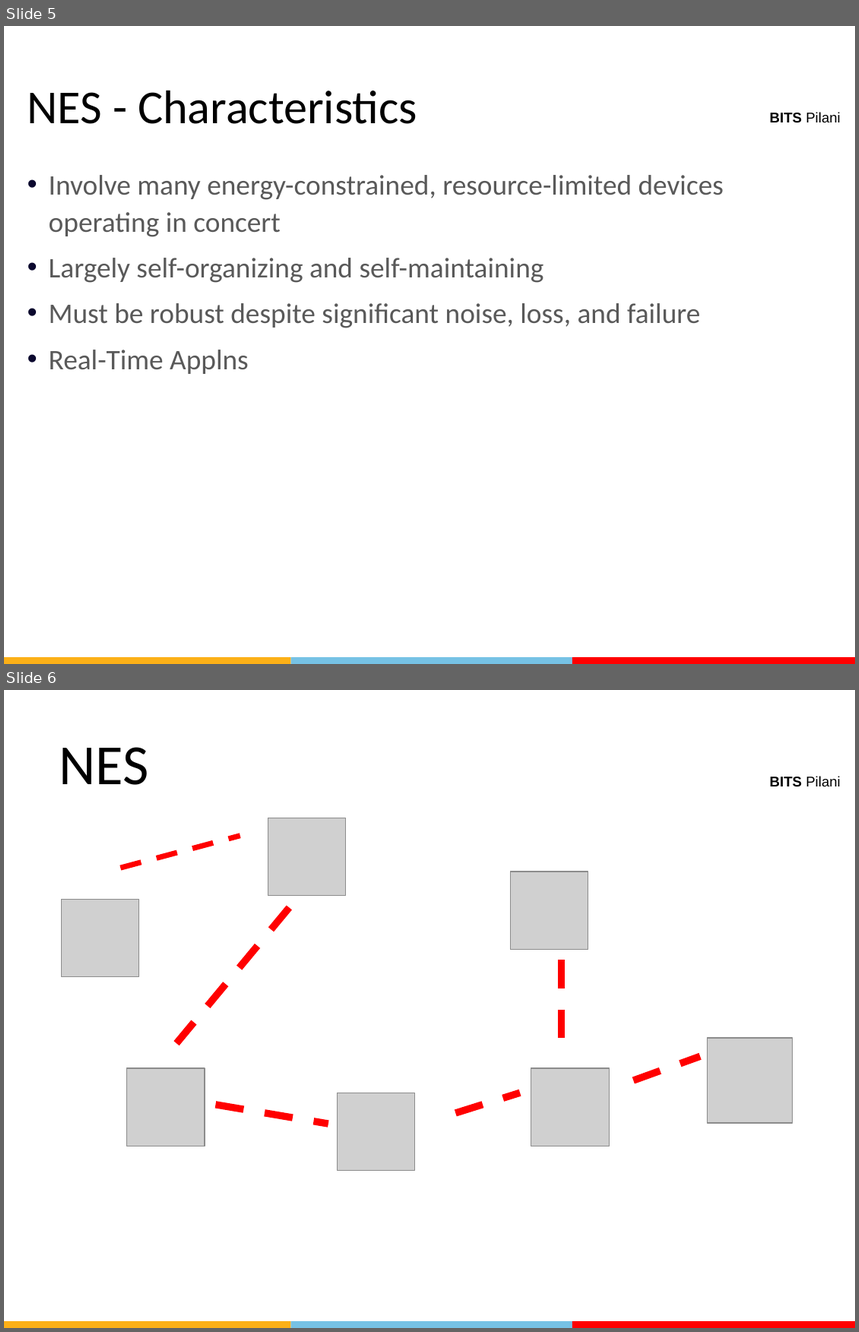
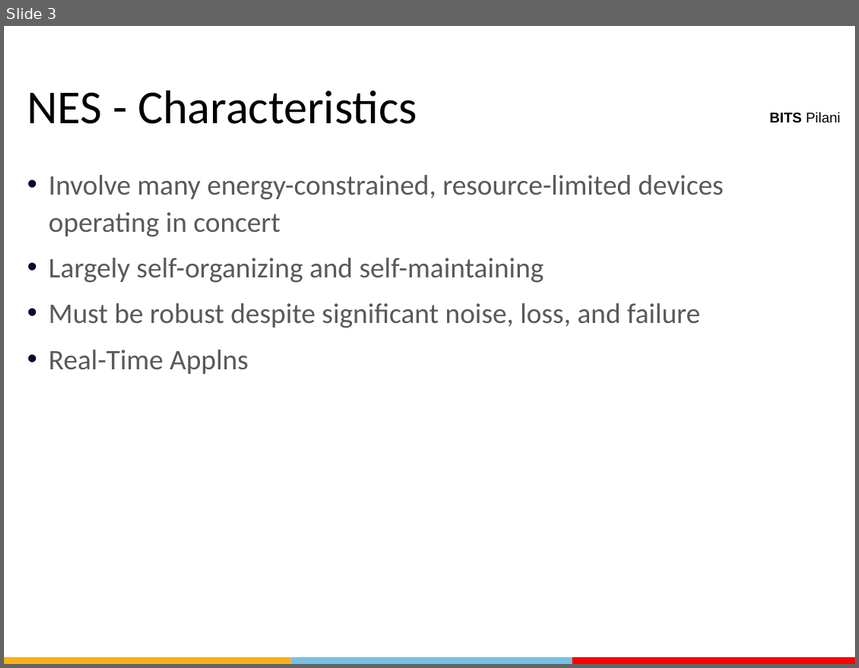
Before and after one commit to AbidKhan01ak/Mtech-7th-Sem, a slide deck: NEA/Recorded Lectures/1426783_81212_rl1.1.1.pptx. Shown one above the other, each under a label of ours: slides 5 and 6 before the commit, slide 3 after it. The pictures are 859x1332 and 859x668 pixels, drawn with LibreOffice and Linux fonts; fonts in the diff are those of the drawing; grey boxes stand for pictures; background and template pictures are left out. Boxes give left, top, right and bottom in pixels: in the first picture for what was removed or moved away, otherwise in the second. Text is boxed around its words. In the diff, an @@ line names an element or a change of style, - is before the commit and + after.

```diff
--- a/NEA/Recorded Lectures/1426783_81212_rl1.1.1.pptx
+++ b/NEA/Recorded Lectures/1426783_81212_rl1.1.1.pptx
@@ slide 6 removed at (4,690,855,1328), background #FFFFFF; not listed: 4 template elements that a slide beside it also shows @@
@@ title removed at (59,747,148,785) @@
-NES
@@ picture removed at (268,818,345,896) @@
@@ freeform shape removed at (120,836,240,868) @@
@@ picture removed at (510,872,588,948) @@
@@ picture removed at (61,900,139,977) @@
@@ line removed from (289, 908) to (177, 1043) @@
@@ line removed from (562, 960) to (562, 1043) @@
@@ picture removed at (707,1038,792,1123) @@
@@ picture removed at (127,1068,205,1146) @@
@@ picture removed at (531,1068,609,1146) @@
@@ line removed from (634, 1081) to (700, 1057) @@
@@ picture removed at (338,1093,415,1170) @@
@@ line removed from (456, 1113) to (520, 1093) @@
@@ line removed from (216, 1104) to (329, 1124) @@
@@ what was slide 5 is now slide 3 @@
```
Also in this commit, not shown: 6 other slides removed, 24 other files.
